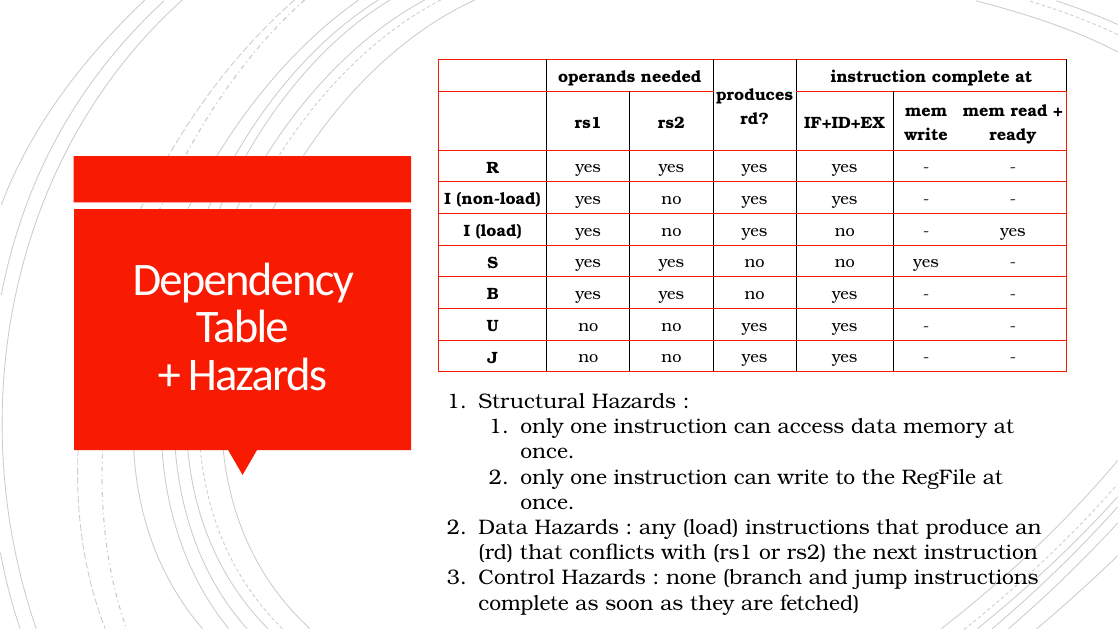
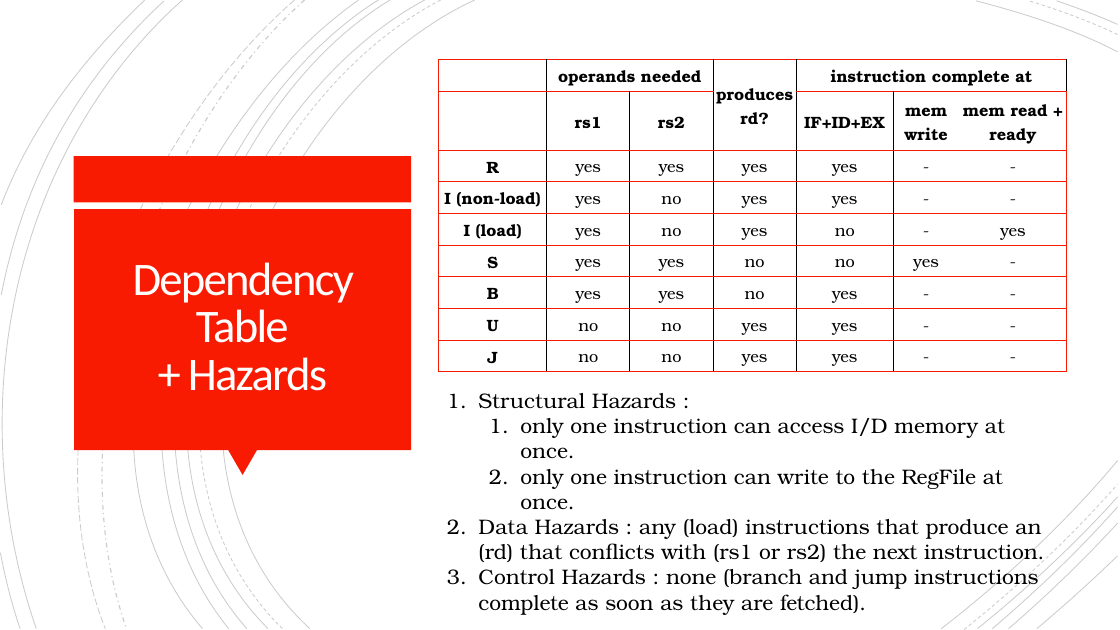
Before and after one commit to mrinav-saxena/riscv_verif0, a slide deck: slide 8 of rtl/core/multi_cycle/stall_for_mem_core.pptx. Drawn at 1120x630 pixels with LibreOffice and Linux fonts; fonts in the diff are those of the drawing. Boxes give left, top, right and bottom in pixels: in the first picture for what was removed or moved away, otherwise in the second. Text is boxed around its words. In the diff, an @@ line names an element or a change of style, - is before the commit and + after.

```diff
--- a/rtl/core/multi_cycle/stall_for_mem_core.pptx
+++ b/rtl/core/multi_cycle/stall_for_mem_core.pptx
@@ text at box(520, 418, 1005, 458): text changed @@
-  1. only one instruction can access data memory at once.
+  1. only one instruction can access I/D memory at once.
@@ text at box(478, 519, 1044, 615): text changed @@
-2. Data Hazards : any (load) instructions that produce an (rd) that conflicts with (rs1 or rs2) the next instruction
-3. Control Hazards : none (branch and jump instructions complete as soon as they are fetched)
+2. Data Hazards : any (load) instructions that produce an (rd) that conflicts with (rs1 or rs2) the next instruction.
+3. Control Hazards : none (branch and jump instructions complete as soon as they are fetched).
```
Also in this commit, not shown: 3 other slides changed, 1 slide added, 5 other files.
